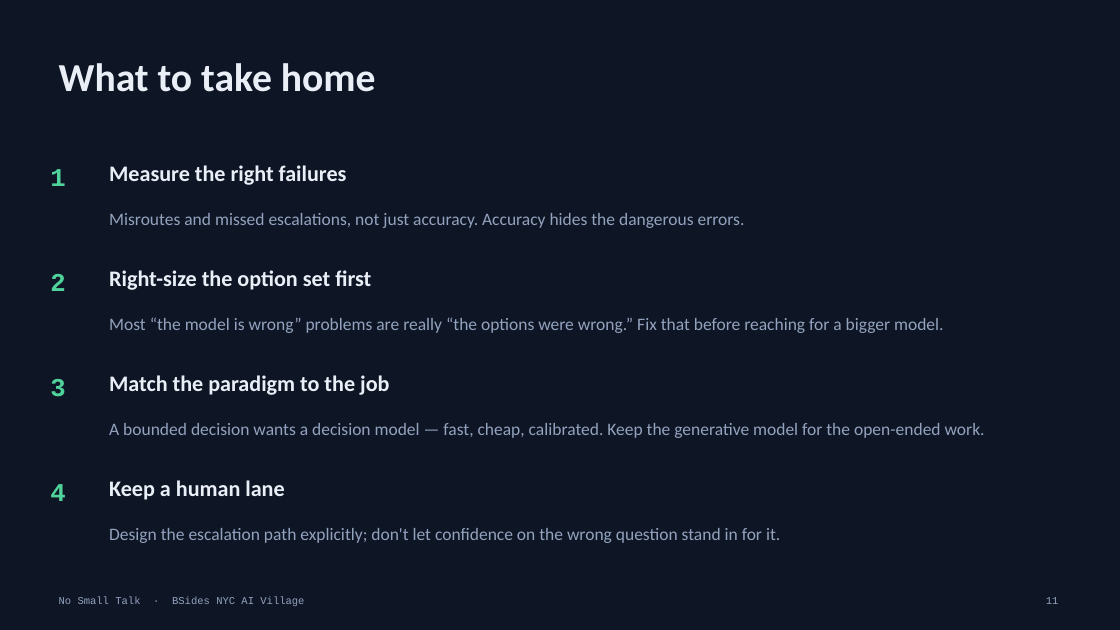
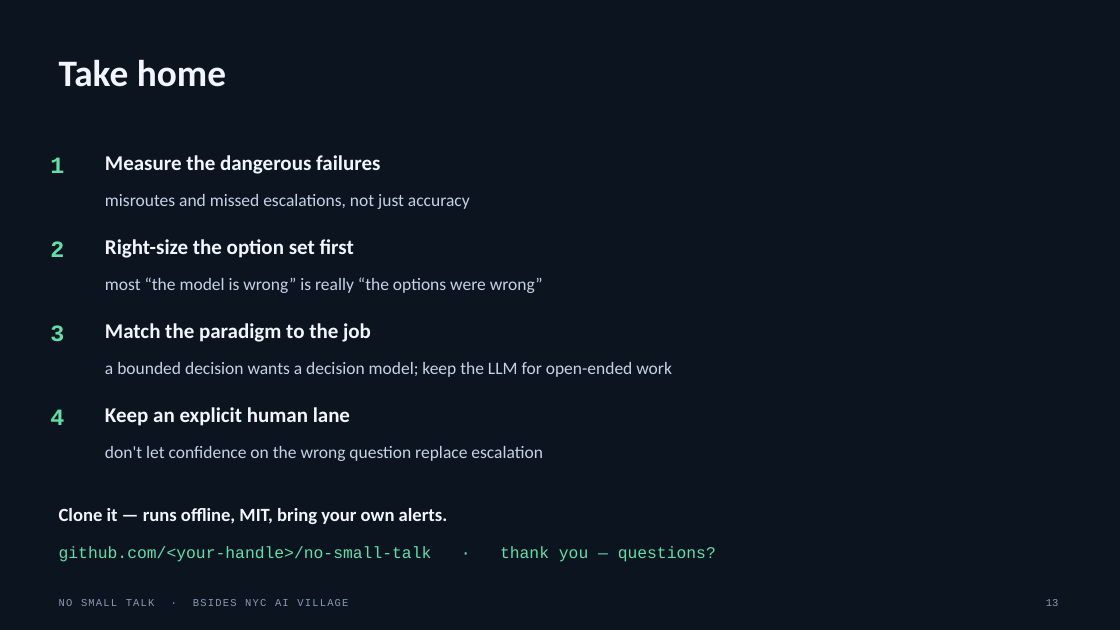
Before and after one commit to sanj-mishra/no-small-talk, a slide deck: slide 13 of submission/no-small-talk-deck.pptx (slide 11 before the commit). Drawn at 1120x630 pixels with LibreOffice and Linux fonts; fonts in the diff are those of the drawing. Boxes give left, top, right and bottom in pixels: in the first picture for what was removed or moved away, otherwise in the second. Text is boxed around its words. In the diff, an @@ line names an element or a change of style, - is before the commit and + after.

```diff
--- a/submission/no-small-talk-deck.pptx
+++ b/submission/no-small-talk-deck.pptx
@@ background #0E1626 to #0C1420 @@
@@ text at [59,59,226,87]: text changed; size 34 to 32 pt; text colour #EAEFF7 to #F2F6FC @@
-What to take home
+Take home
@@ text "1": place and size @@
-text "1" at [50,169,65,186]
+text "1" at [50,157,64,173]
@@ text at [105,155,380,174]: text changed; size 19 to 18 pt; text colour #EAEFF7 to #F2F6FC @@
-Measure the right failures
+Measure the dangerous failures
@@ text at [105,194,470,209]: text changed; text colour #93A2BD to #C6D2E6 @@
-Misroutes and missed escalations, not just accuracy. Accuracy hides the dangerous errors.
+misroutes and missed escalations, not just accuracy
@@ text "2": place and size @@
-text "2" at [50,274,65,291]
+text "2" at [50,241,64,257]
@@ text "Right-size the option set first": place and size @@
-text "Right-size the option set first" at [109,270,371,290]
+text "Right-size the option set first" at [105,239,354,258]
@@ text "Right-size the option set first" at [105,239,354,258]: size 19 to 18 pt, text colour #EAEFF7 to #F2F6FC @@
@@ text at [105,277,543,293]: text changed; text colour #93A2BD to #C6D2E6 @@
-Most “the model is wrong” problems are really “the options were wrong.” Fix that before reaching for a bigger model.
+most “the model is wrong” is really “the options were wrong”
@@ text "3": place and size @@
-text "3" at [50,379,65,397]
+text "3" at [50,325,64,342]
@@ text "Match the paradigm to the ..." at [105,323,371,342]: size 19 to 18 pt, text colour #EAEFF7 to #F2F6FC @@
@@ text "Match the paradigm to the ...": place and size @@
-text "Match the paradigm to the ..." at [109,375,389,395]
+text "Match the paradigm to the ..." at [105,323,371,342]
@@ text at [105,362,672,377]: text changed; text colour #93A2BD to #C6D2E6 @@
-A bounded decision wants a decision model — fast, cheap, calibrated. Keep the generative model for the open-ended work.
+a bounded decision wants a decision model; keep the LLM for open-ended work
@@ size 22 to 20 pt, text colour #4FD39B to #5FE0A6 in 4 elements at [50,157,64,173], [50,241,64,257], [50,325,64,342], [50,409,64,425] @@
@@ text "4": place and size @@
-text "4" at [50,484,65,501]
+text "4" at [50,409,64,425]
@@ text at [105,407,350,426]: text changed; size 19 to 18 pt; text colour #EAEFF7 to #F2F6FC @@
-Keep a human lane
+Keep an explicit human lane
@@ text at [105,446,543,461]: text changed; text colour #93A2BD to #C6D2E6 @@
-Design the escalation path explicitly; don't let confidence on the wrong question stand in for it.
+don't let confidence on the wrong question replace escalation
@@ text added at [59,508,448,524], 16 pt, text #F2F6FC, bold @@
+Clone it — runs offline, MIT, bring your own alerts.
@@ text added at [59,546,716,562], 14 pt, text #5FE0A6 @@
+github.com/<your-handle>/no-small-talk · thank you — questions?
@@ text at [59,599,348,606]: text changed; text colour #93A2BD to #8A99B5 @@
-No Small Talk · BSides NYC AI Village
+NO SMALL TALK · BSIDES NYC AI VILLAGE
@@ text removed at [1046,597,1059,604] @@
-11
@@ text added at [1046,599,1059,606], 9 pt, text #8A99B5 @@
+13
```
Also in this commit, not shown: 4 other slides changed, 8 slides added, 7 slides removed, 1 other file.
